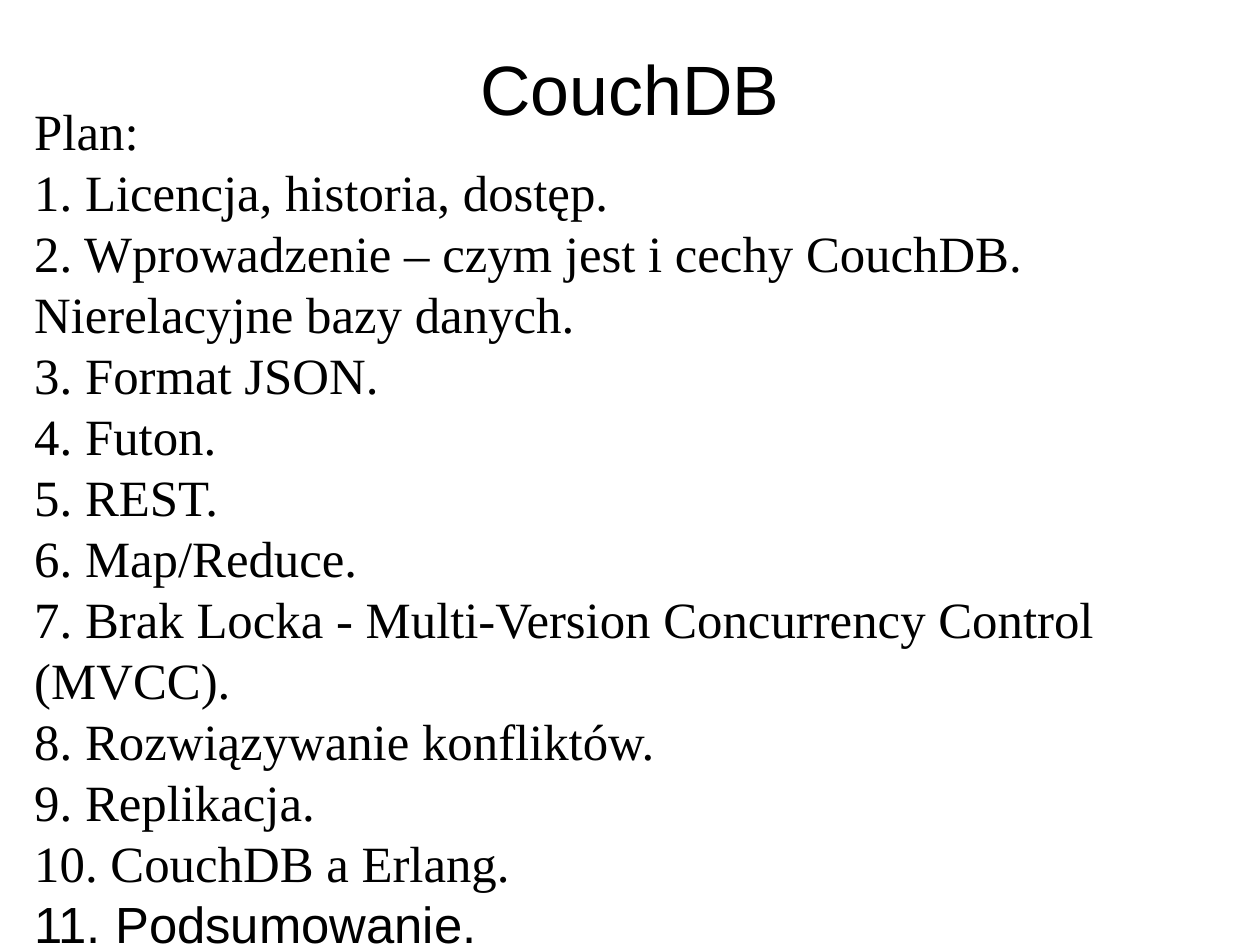
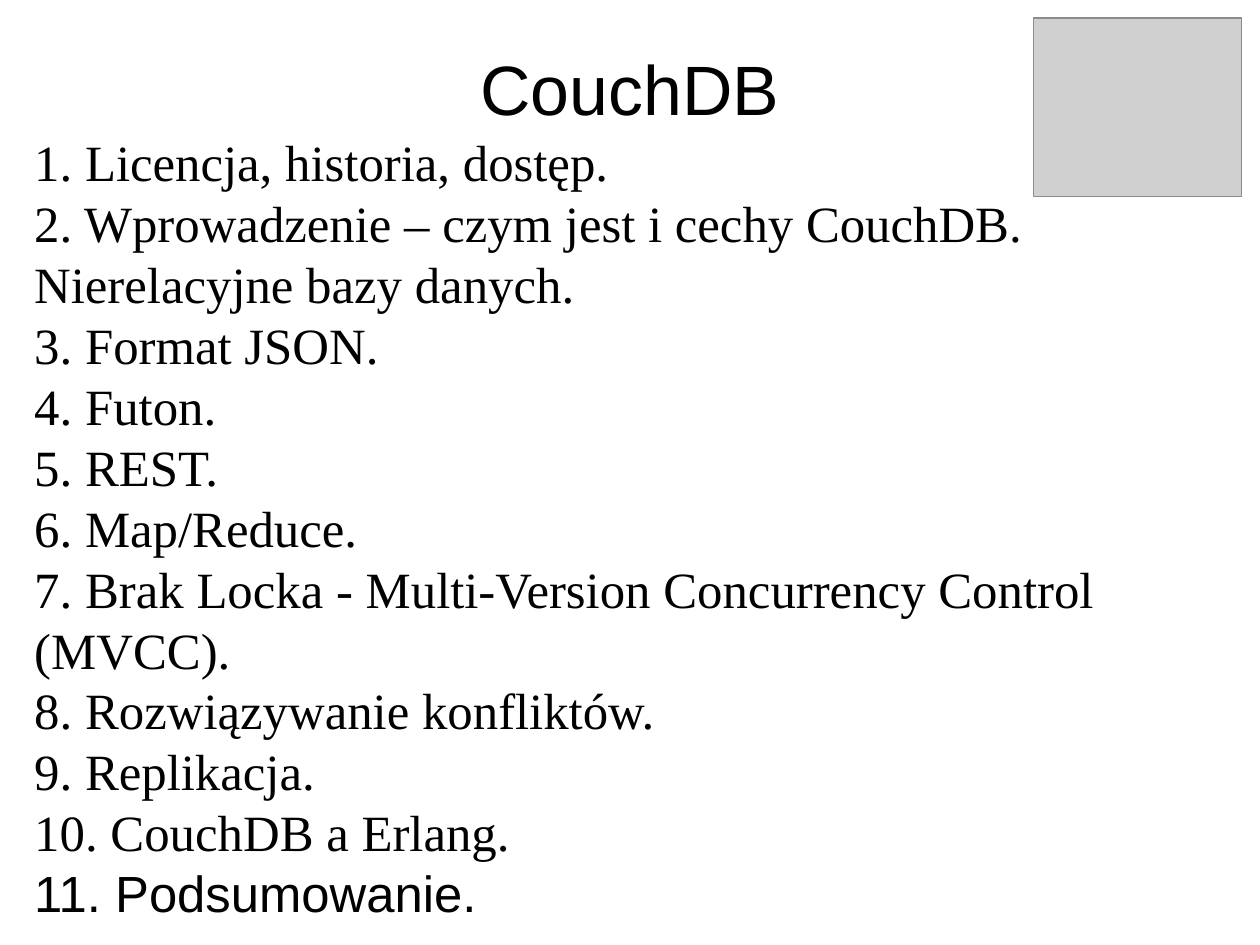
Before and after one commit to pawnow/ProjektErlang, a slide deck: slide 2 of prezentacja.odp. Drawn at 1260x945 pixels with LibreOffice and Linux fonts; fonts in the diff are those of the drawing; grey boxes stand for pictures. Boxes give left, top, right and bottom in pixels: in the first picture for what was removed or moved away, otherwise in the second. Text is boxed around its words. In the diff, an @@ line names an element or a change of style, - is before the commit and + after.

```diff
--- a/prezentacja.odp
+++ b/prezentacja.odp
@@ picture added at (1034,18,1242,197) @@
@@ subtitle at (34,114,138,151): paragraph removed @@
-Plan:
@@ subtitle "1. Licencja, historia, dostęp.": place and size @@
-subtitle "1. Licencja, historia, dostęp." at (34,114,1093,944)
+subtitle "1. Licencja, historia, dostęp." at (34,145,1093,913)
```
Also in this commit, not shown: 10 other slides changed, 4 slides added, 4 slides removed.
